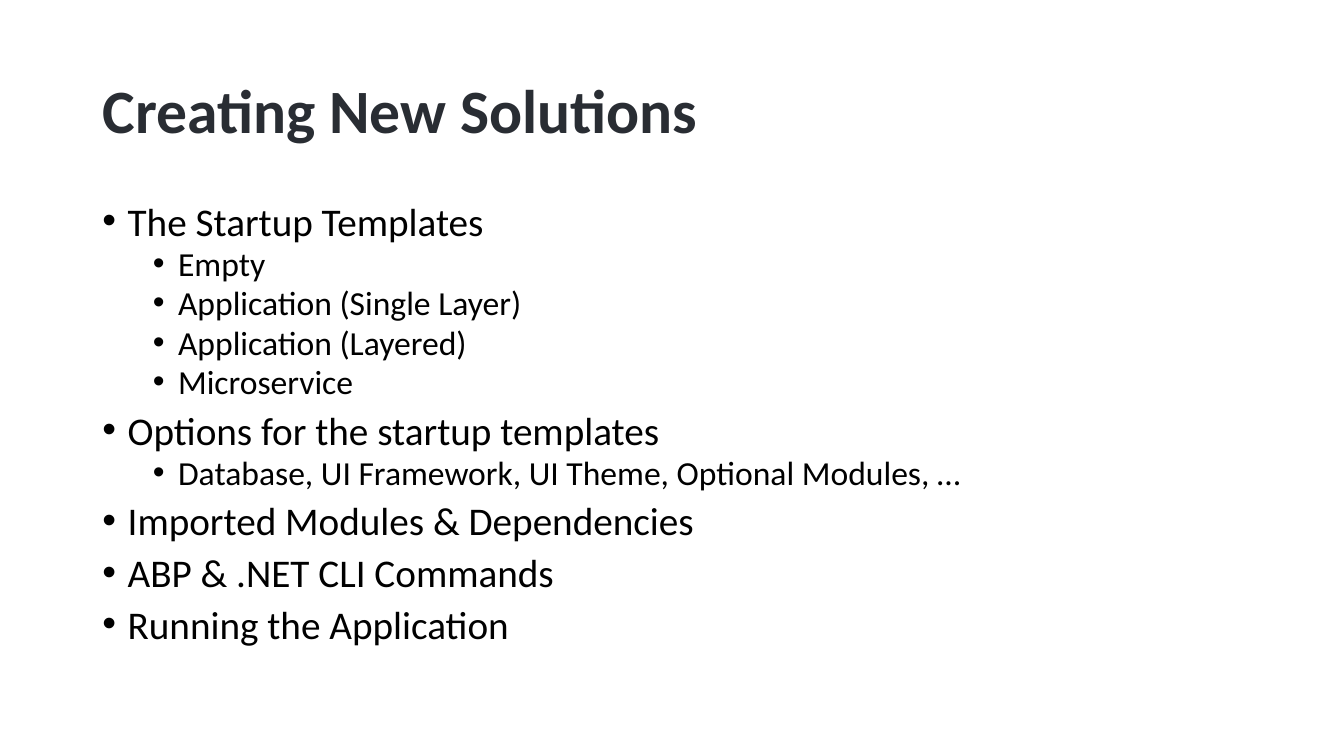
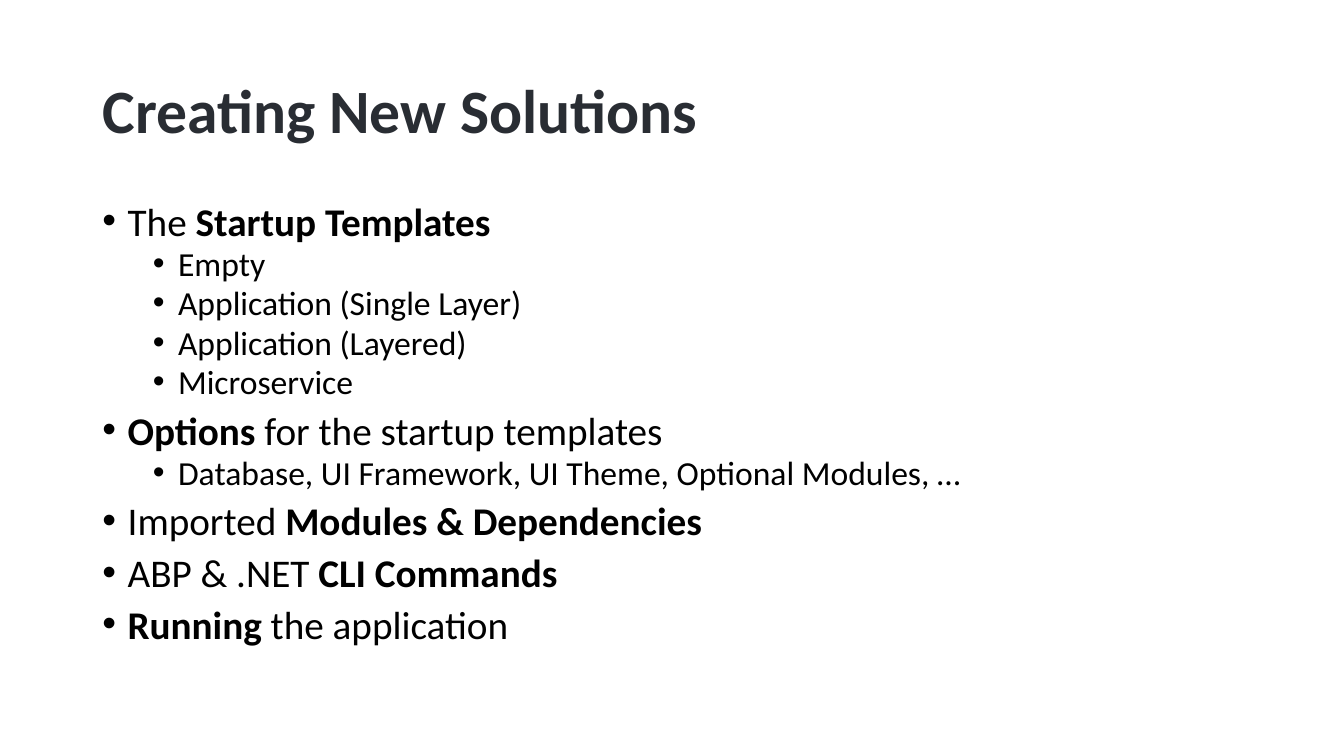
Before and after one commit to hikalkan/presentations, a slide deck: slide 8 of 2024-08-15 ABP Community Talks 2024.4/ABP Studio - The Missing Tool for Dotnet Developers.pptx. Drawn at 1344x756 pixels with LibreOffice and Linux fonts; fonts in the diff are those of the drawing; background and template pictures are left out. Boxes give left, top, right and bottom in pixels: in the first picture for what was removed or moved away, otherwise in the second. Text is boxed around its words. In the diff, an @@ line names an element or a change of style, - is before the commit and + after.

```diff
--- a/2024-08-15 ABP Community Talks 2024.4/ABP Studio - The Missing Tool for Dotnet Developers.pptx
+++ b/2024-08-15 ABP Community Talks 2024.4/ABP Studio - The Missing Tool for Dotnet Developers.pptx
@@ text at (128, 208, 702, 588): bold on in "Startup Templates", "Options", "Modules & Dependencies", "CLI Commands" @@
@@ text at (128, 611, 508, 646): text changed @@
-• Running the Application
+• Running the application
```
Also in this commit, not shown: 2 other slides changed.
